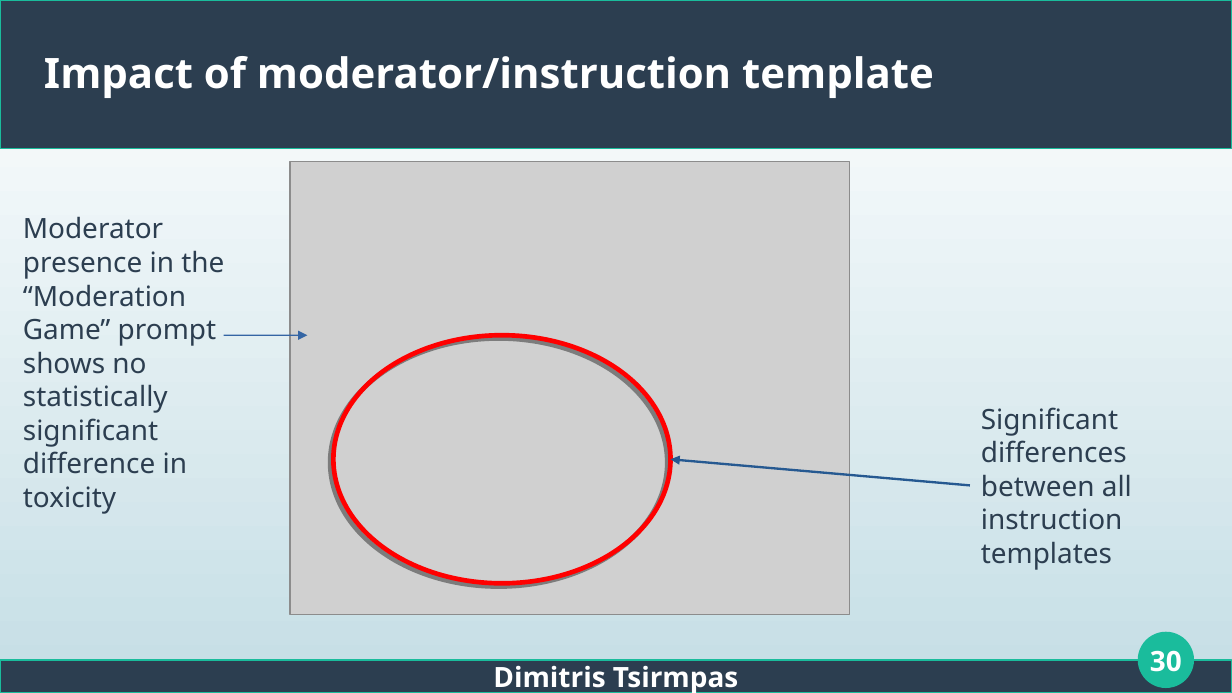
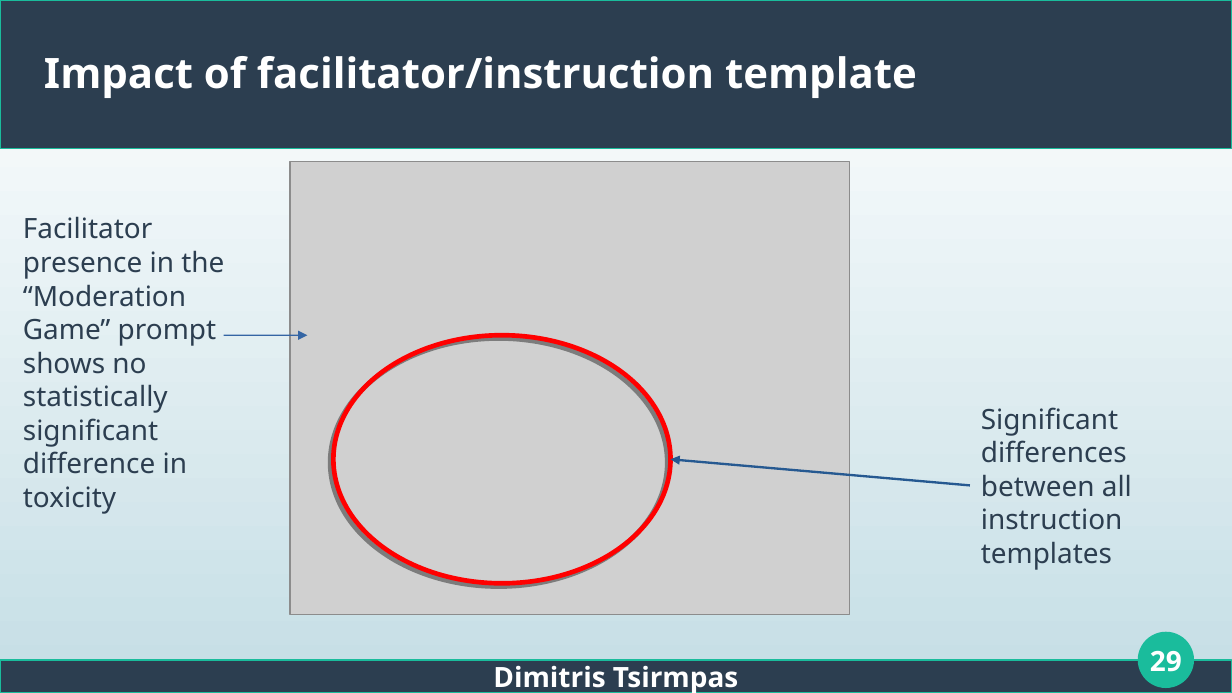
Before and after one commit to dimits-ts/llm_moderation_research, a slide deck: slide 29 of presentations/thesis.odp (slide 30 before the commit). Drawn at 1232x693 pixels with LibreOffice and Linux fonts; fonts in the diff are those of the drawing; grey boxes stand for pictures. Boxes give left, top, right and bottom in pixels: in the first picture for what was removed or moved away, otherwise in the second. Text is boxed around its words. In the diff, an @@ line names an element or a change of style, - is before the commit and + after.

```diff
--- a/presentations/thesis.odp
+++ b/presentations/thesis.odp
@@ title at (44,56,917,98): text changed @@
-Impact of moderator/instruction template
+Impact of facilitator/instruction template
@@ text at (23,216,224,514): text changed @@
-Moderator presence in the “Moderation Game” prompt shows no statistically significant difference in toxicity
+Facilitator presence in the “Moderation Game” prompt shows no statistically significant difference in toxicity
@@ page number at (1150,650,1182,672): text changed @@
-30
+29
```
Also in this commit, not shown: 17 other slides changed, 2 slides added, 1 slide removed.
